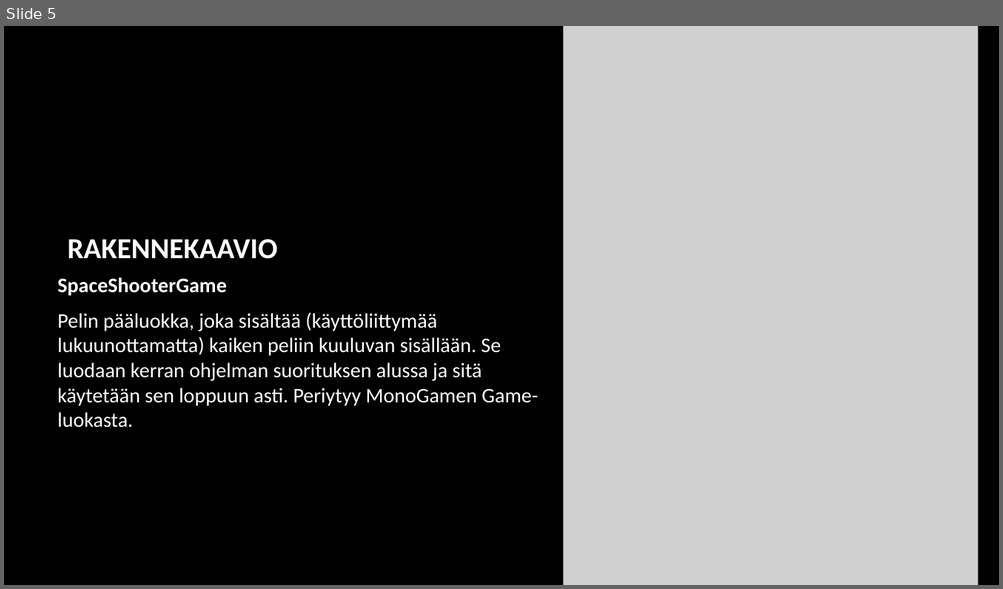
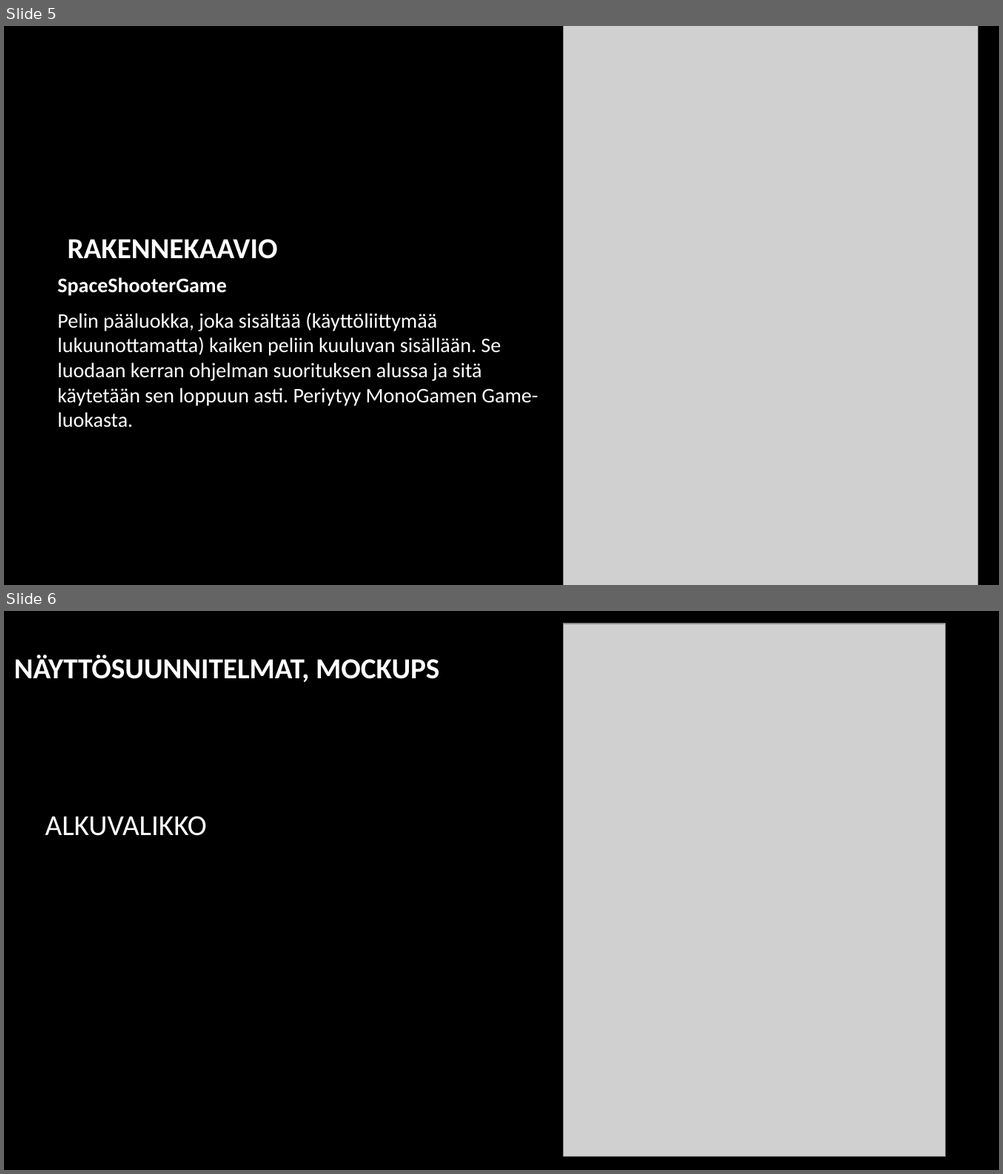
Before and after one commit to VilRan/SpaceShooter, a slide deck: Documentation/SpaceShooter.pptx. Shown one above the other, each under a label of ours: slide 5 before the commit, slides 5 and 6 after it. The pictures are 1003x589 and 1003x1174 pixels, drawn with LibreOffice and Linux fonts; fonts in the diff are those of the drawing; grey boxes stand for pictures; background and template pictures are left out. Boxes give left, top, right and bottom in pixels: in the first picture for what was removed or moved away, otherwise in the second. Text is boxed around its words. In the diff, an @@ line names an element or a change of style, - is before the commit and + after.

```diff
--- a/Documentation/SpaceShooter.pptx
+++ b/Documentation/SpaceShooter.pptx
@@ slide 6 added at (x1=4, y1=611, x2=999, y2=1170), background picture (left out) @@
@@ picture added at (x1=563, y1=624, x2=945, y2=1156) @@
@@ title added at (x1=14, y1=655, x2=439, y2=682), 28 pt, text #FFFFFF, bold @@
+NÄYTTÖSUUNNITELMAT, MOCKUPS
@@ text added at (x1=45, y1=816, x2=207, y2=836), 28 pt, text #FFFFFF @@
+ALKUVALIKKO
```
Also in this commit, not shown: 6 other slides added, 1 slide removed.
